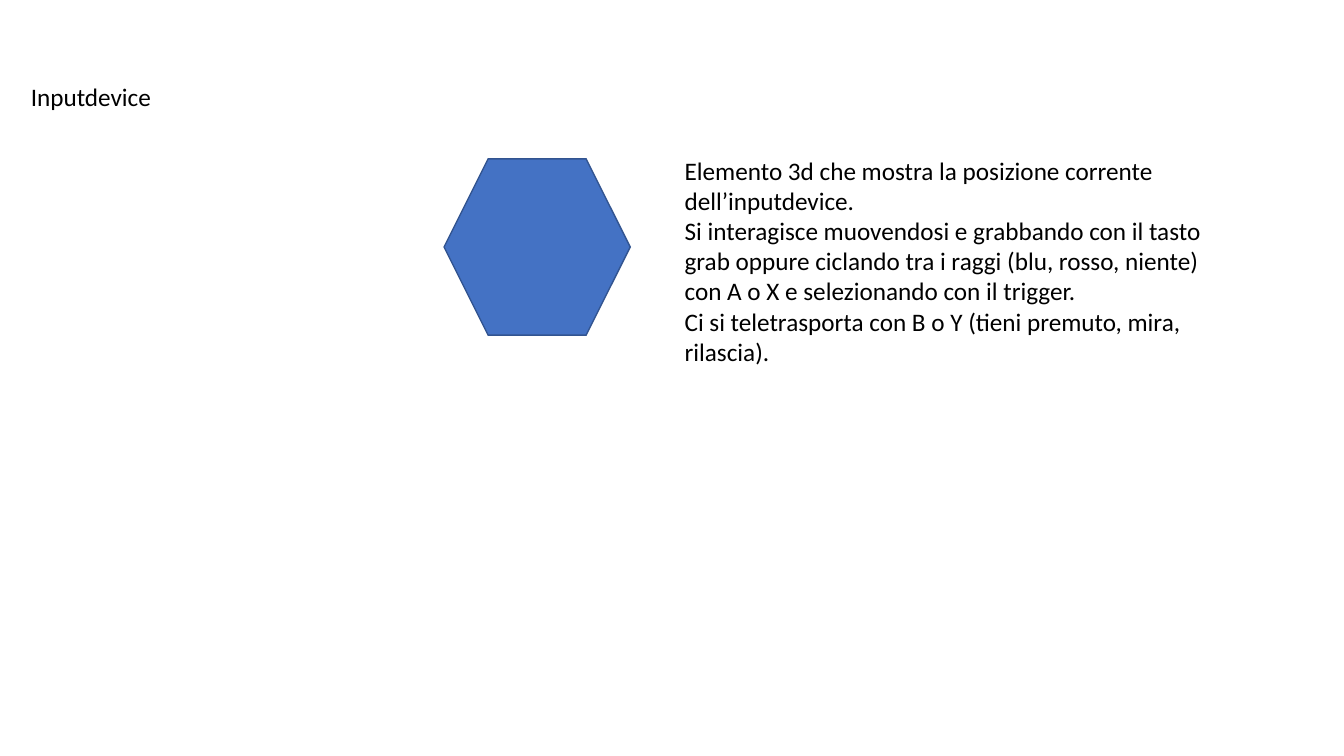
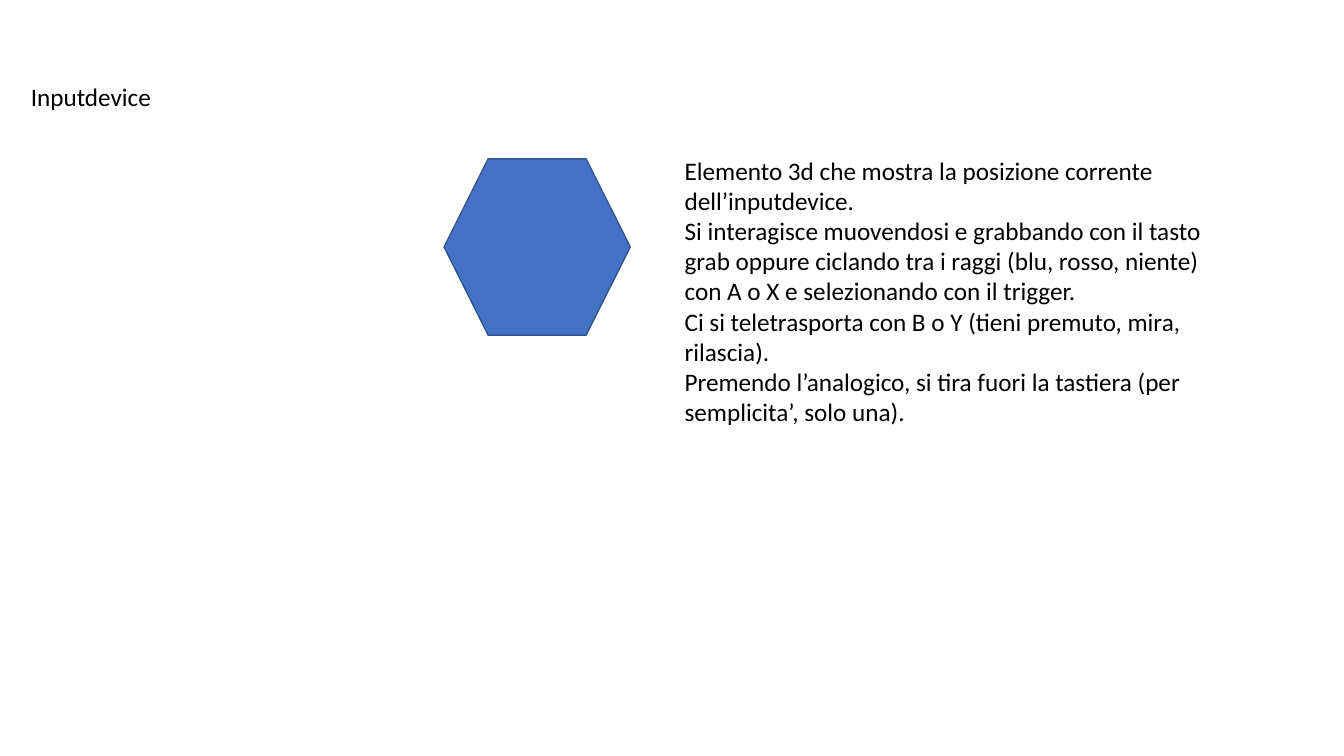
Before and after one commit to mbosc/scartch, a slide deck: slide 9 of interfacce.pptx. Drawn at 1344x756 pixels with LibreOffice and Linux fonts; fonts in the diff are those of the drawing. Boxes give left, top, right and bottom in pixels: in the first picture for what was removed or moved away, otherwise in the second. Text is boxed around its words. In the diff, an @@ line names an element or a change of style, - is before the commit and + after.

```diff
--- a/interfacce.pptx
+++ b/interfacce.pptx
@@ text at [685, 372, 1180, 425]: paragraph added @@
+Premendo l’analogico, si tira fuori la tastiera (per semplicita’, solo una).
```
Also in this commit, not shown: 1 other file.
